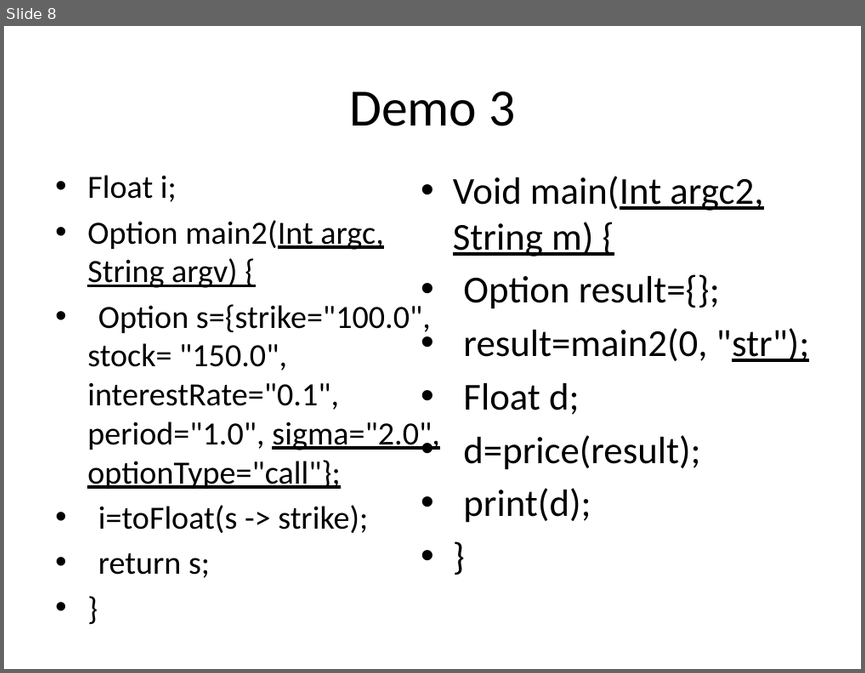
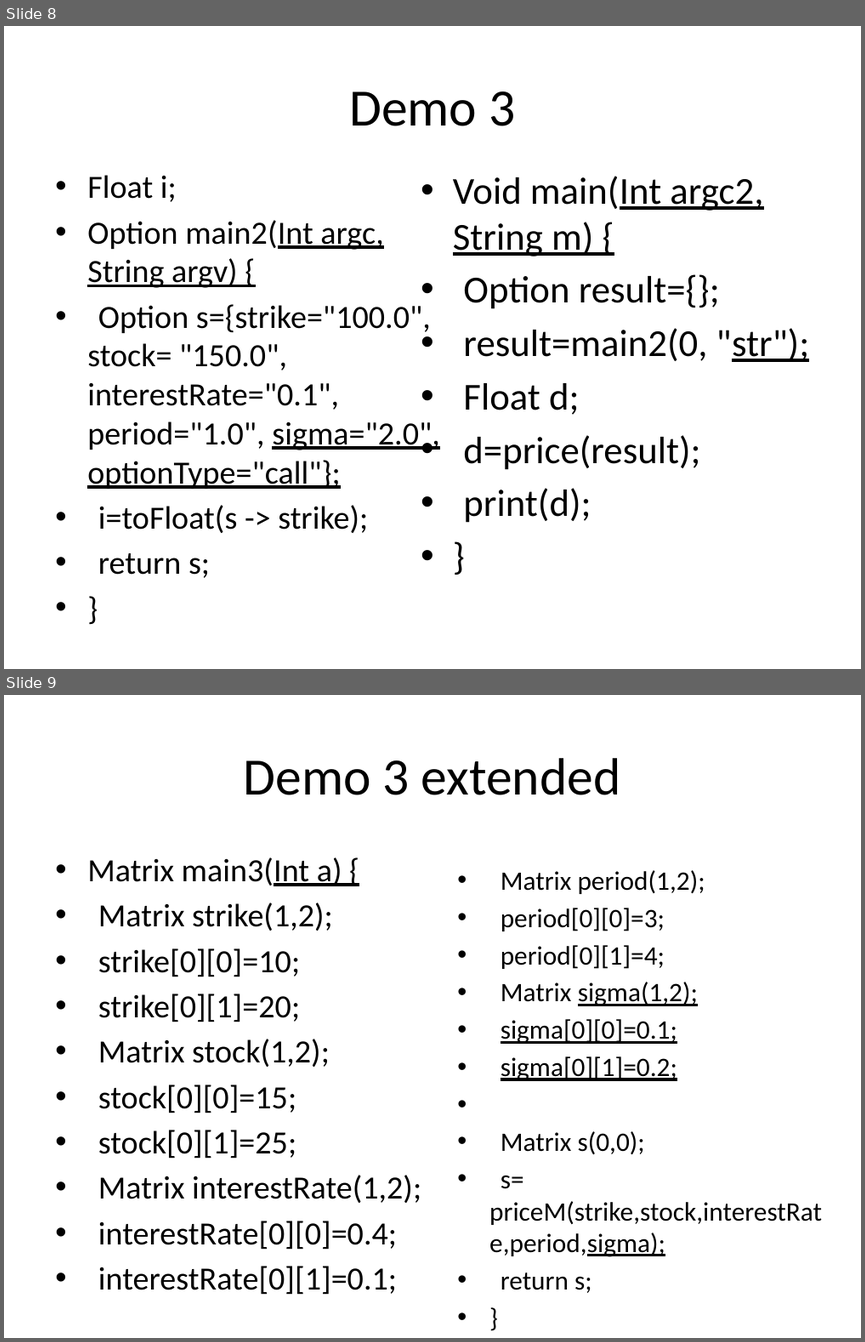
Before and after one commit to liufei11111/w4115PLT, a slide deck: src/project/demo/PLTFinalPresentation.pptx. Shown one above the other, each under a label of ours: slide 8 before the commit, slides 8 and 9 after it. The pictures are 865x673 and 865x1342 pixels, drawn with LibreOffice and Linux fonts; fonts in the diff are those of the drawing. Boxes give left, top, right and bottom in pixels: in the first picture for what was removed or moved away, otherwise in the second. Text is boxed around its words. In the diff, an @@ line names an element or a change of style, - is before the commit and + after.

Commit message:
update the pptx demo 3

```diff
--- a/src/project/demo/PLTFinalPresentation.pptx
+++ b/src/project/demo/PLTFinalPresentation.pptx
@@ slide 9 added at bbox=[4, 695, 861, 1338], background #FFFFFF @@
@@ title added at bbox=[244, 758, 621, 795], 44 pt, text #000000 @@
+Demo 3 extended
@@ text added at bbox=[87, 857, 421, 1294], 27.2 pt, text #000000 @@
+• Matrix main3(Int a) {
+• Matrix strike(1,2);
+• strike[0][0]=10;
+• strike[0][1]=20;
+• Matrix stock(1,2);
+• stock[0][0]=15;
+• stock[0][1]=25;
+• Matrix interestRate(1,2);
+• interestRate[0][0]=0.4;
+• interestRate[0][1]=0.1;
@@ text added at bbox=[489, 870, 822, 1293], 22.4 pt, text #000000 @@
+• Matrix period(1,2);
+• period[0][0]=3;
+• period[0][1]=4;
+• Matrix sigma(1,2);
+• sigma[0][0]=0.1;
+• sigma[0][1]=0.2;
+• Matrix s(0,0);
+• s= priceM(strike,stock,interestRate,period,sigma);
+• return s;
+• }
```
Also in this commit, not shown: 1 slide changed.
